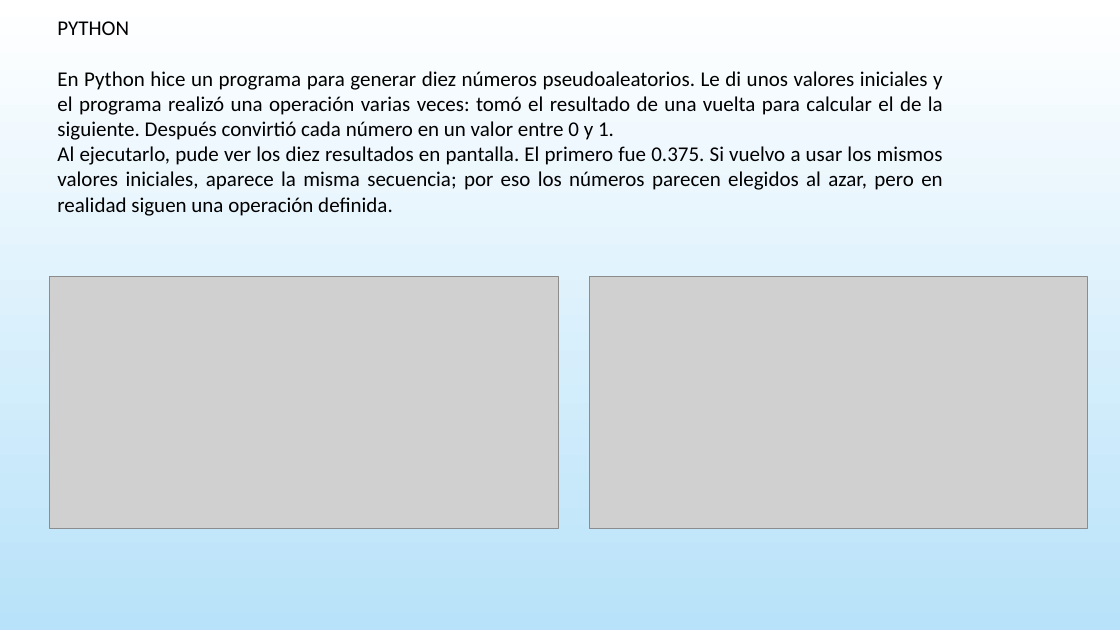
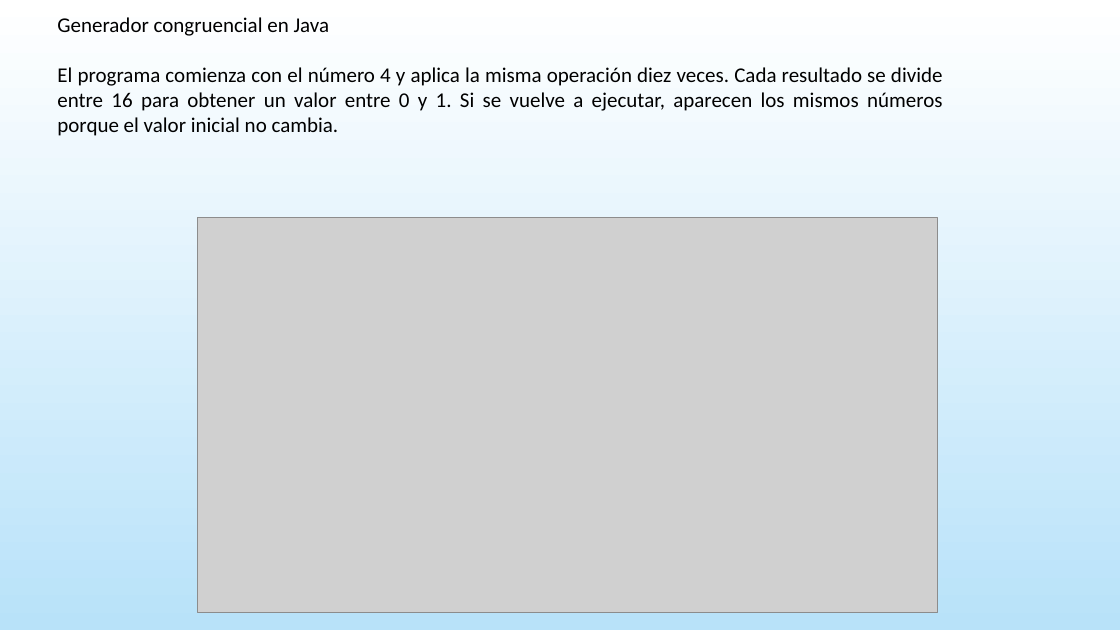
Before and after one commit to lopezramirezsimone-cyber/practica-numeros-pseudoaleatorios, a slide deck: slide 4 of Actividad 2.2 Reporte de Practica_BelenLopez_Sim_7ISCM.pptx. Drawn at 1120x630 pixels with LibreOffice and Linux fonts; fonts in the diff are those of the drawing; grey boxes stand for pictures; background and template pictures are left out. Boxes give left, top, right and bottom in pixels: in the first picture for what was removed or moved away, otherwise in the second. Text is boxed around its words. In the diff, an @@ line names an element or a change of style, - is before the commit and + after.

```diff
--- a/Actividad 2.2 Reporte de Practica_BelenLopez_Sim_7ISCM.pptx
+++ b/Actividad 2.2 Reporte de Practica_BelenLopez_Sim_7ISCM.pptx
@@ text at (57,17,943,136): text changed @@
-PYTHON
-En Python hice un programa para generar diez números pseudoaleatorios. Le di unos valores iniciales y el programa realizó una operación varias veces: tomó el resultado de una vuelta para calcular el de la siguiente. Después convirtió cada número en un valor entre 0 y 1.
-Al ejecutarlo, pude ver los diez resultados en pantalla. El primero fue 0.375. Si vuelvo a usar los mismos valores iniciales, aparece la misma secuencia; por eso los números parecen elegidos al azar, pero en realidad siguen una operación definida.
+Generador congruencial en Java
+El programa comienza con el número 4 y aplica la misma operación diez veces. Cada resultado se divide entre 16 para obtener un valor entre 0 y 1. Si se vuelve a ejecutar, aparecen los mismos números porque el valor inicial no cambia.
@@ picture added at (197,218,939,612) @@
@@ picture removed at (50,276,559,528) @@
@@ picture removed at (590,276,1088,528) @@
```
Also in this commit, not shown: 3 other slides changed, 27 other files.
